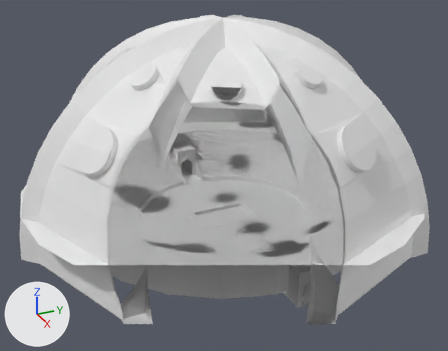
The Blender file Files/Blender/Arena.blend: old version first, new version second.
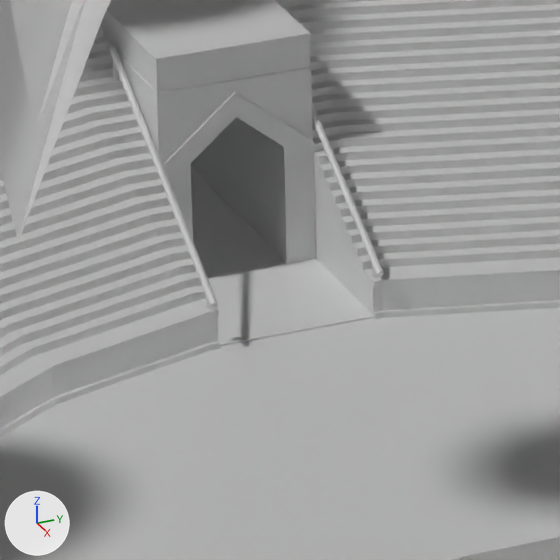
There are two pictures of each version: one whole from a camera (50 mm lens) standing at (226.0, -101.6, 133.3) and looking at (8.1, -3.5, 24.4), one close up on the part from 36% to 50% of the width and 41% to 60% of the height. The axes (+X, +Y, +Z) are drawn at lower left. The lights are the same throughout. The older version's two pictures come first. Everything nearer to the camera than a plane just in front of the edit is cut away.

Names of what the first close-up shows: 'CageBarrier', 'ColosseumFloor', 'ColosseumStairs', 'DoorFrame2', 'Pit', 'StairsRail2'.
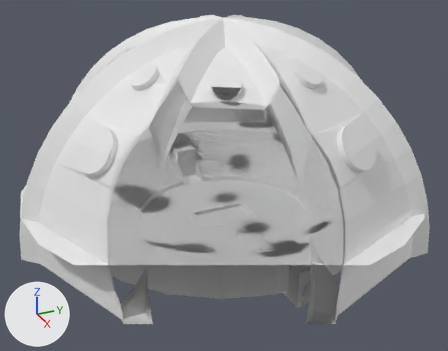
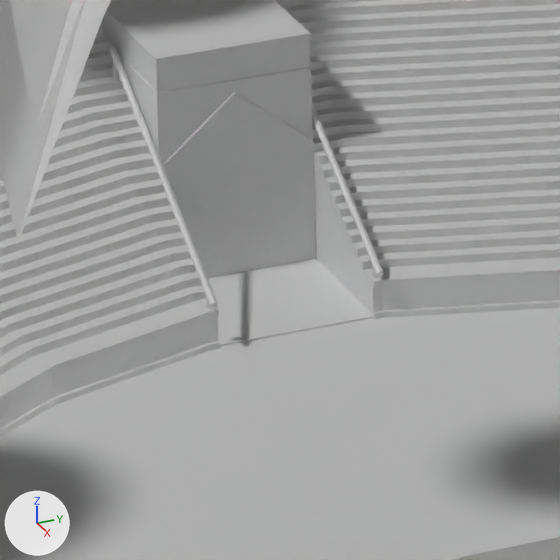
What differs and where, as boxes [x1, y1, x2, y2] in the close-ups (560 x 560 px):
'DoorFrameMesh', added
    after: [191, 117, 287, 278]

Edits to the bpy script that builds the scene:
```text
Add me_cube_012:
    me_cube_012.from_pydata([(-45.8, 2.9, 8.4), (-45.8, 2.9, 0.8), (-45.8, -2.9, 8.4), (-45.8, -2.9, 0.8), (-45.8, 0.0, 10.8), (45.3, 2.9, 8.4), (45.3, 2.9, 0.8), (45.3, -2.9, 8.4), (45.3, -2.9, 0.8), (45.3, 0.0, 10.8)], [], [(1, 0, 4, 2, 3), (8, 7, 9, 5, 6)])
Add ob_doorframemesh:
    ob_doorframemesh = bpy.data.objects.new('DoorFrameMesh', me_cube_012)
    ob_doorframemesh.location = (0.0, 0.0, 0.0)
```
